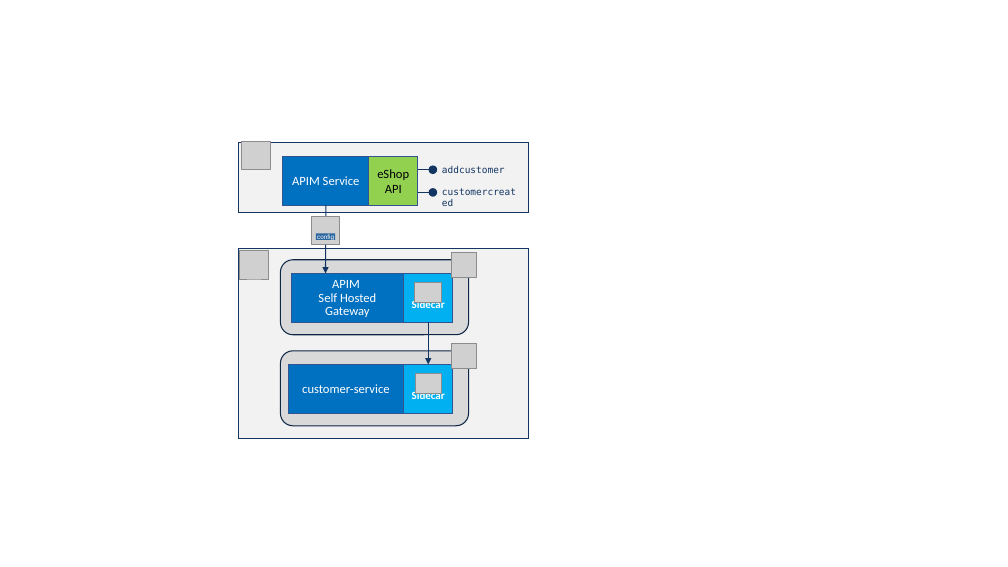
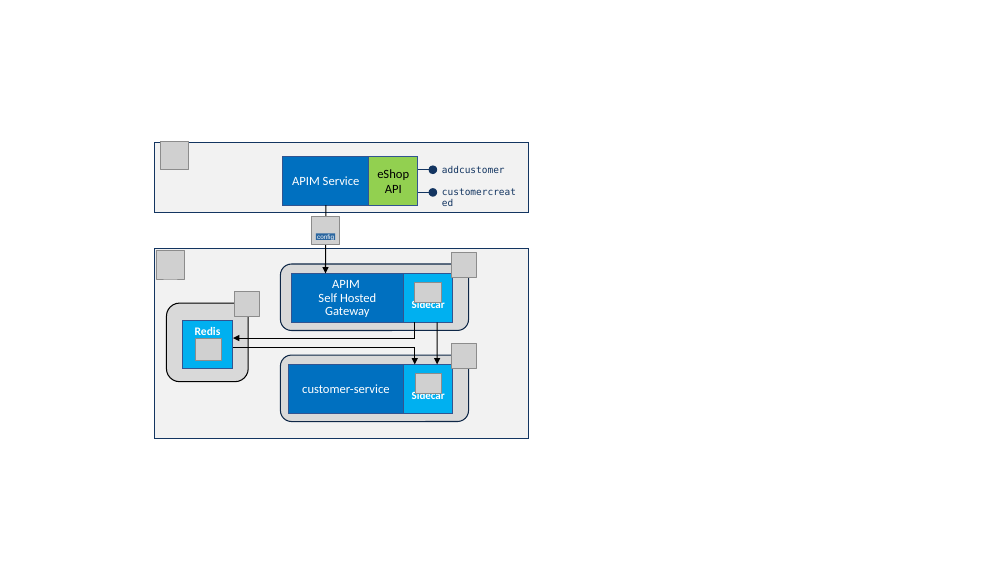
Before and after one commit to EdwinVW/dapr-apim-sample, a slide deck: slide 1 of dapr-apim-sample-figures.pptx. Drawn at 1008x567 pixels with LibreOffice and Linux fonts; fonts in the diff are those of the drawing; grey boxes stand for pictures. Boxes give left, top, right and bottom in pixels: in the first picture for what was removed or moved away, otherwise in the second. Text is boxed around its words. In the diff, an @@ line names an element or a change of style, - is before the commit and + after.

```diff
--- a/dapr-apim-sample-figures.pptx
+++ b/dapr-apim-sample-figures.pptx
@@ rectangle: place and size @@
-rectangle at box(239, 143, 529, 213)
+rectangle at box(155, 143, 529, 213)
@@ picture: place and size @@
-picture at box(242, 141, 271, 170)
+picture at box(160, 141, 189, 170)
@@ arrow (326, 205) - (326, 274): stroke #133561 1 pt to #000000 1 pt @@
@@ rectangle: place and size @@
-rectangle at box(239, 248, 529, 439)
+rectangle at box(155, 248, 529, 439)
@@ picture: place and size @@
-picture at box(240, 250, 268, 279)
+picture at box(156, 250, 185, 279)
@@ rounded rectangle: place and size @@
-rounded rectangle at box(281, 260, 469, 335)
+rounded rectangle at box(281, 264, 469, 330)
@@ elbow arrow added from (415, 322) to (233, 338), #000000 1 pt @@
@@ arrow moved from (429, 322) - (429, 364) to (437, 322) - (437, 364) @@
@@ arrow (437, 322) - (437, 364): stroke #133561 1 pt to #000000 1 pt @@
@@ group added at box(166, 292, 259, 382): 2 pictures, 1 rounded rectangle, 1 rectangle @@
+Redis
@@ elbow arrow added from (233, 348) to (415, 364), #000000 1 pt @@
@@ rounded rectangle: place and size @@
-rounded rectangle at box(281, 351, 469, 426)
+rounded rectangle at box(281, 355, 469, 422)
```
Also in this commit, not shown: 2 other files.
